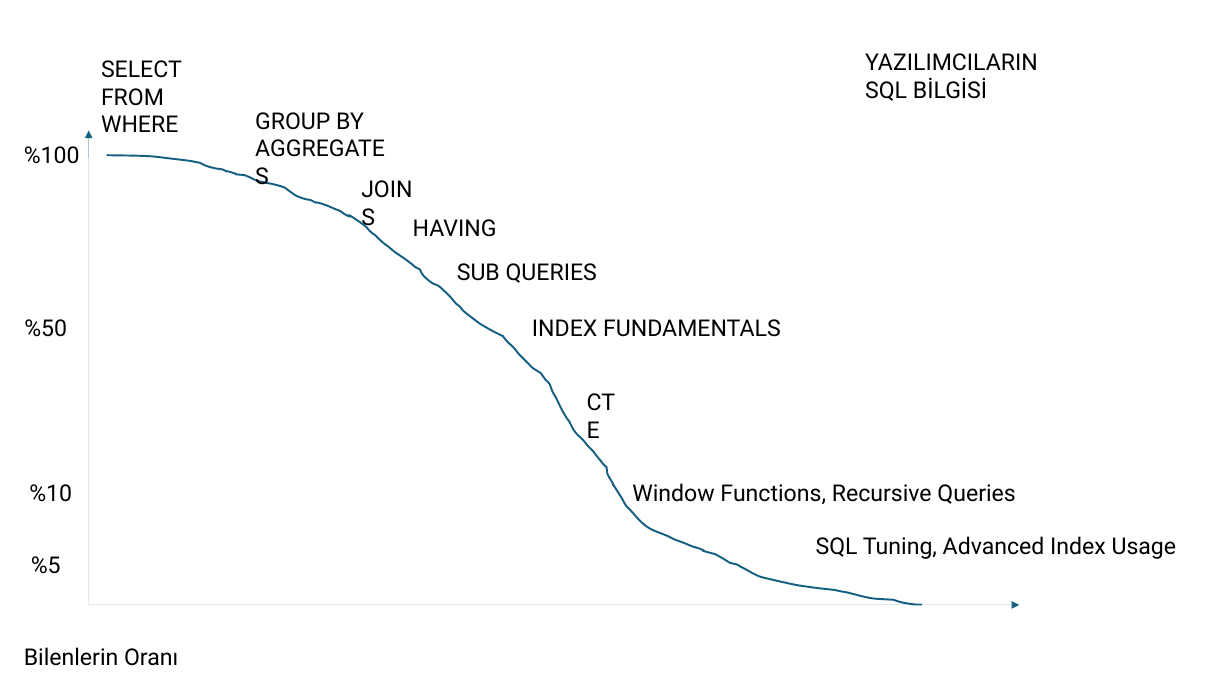
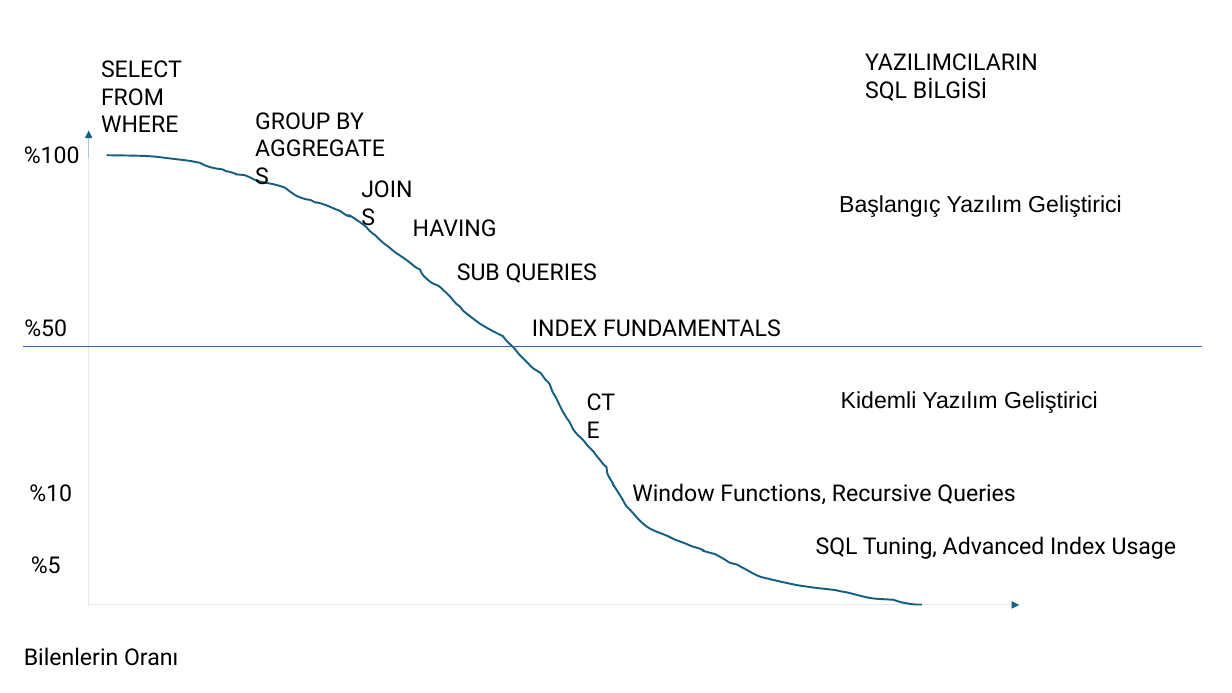
Before and after one commit to ati-ozgur/course-database, a slide deck: slide 2 of course-contents/figures/sql-knowledge-among-developers.odp. Drawn at 1232x693 pixels with LibreOffice and Linux fonts; fonts in the diff are those of the drawing. Boxes give left, top, right and bottom in pixels: in the first picture for what was removed or moved away, otherwise in the second. Text is boxed around its words. In the diff, an @@ line names an element or a change of style, - is before the commit and + after.

```diff
--- a/course-contents/figures/sql-knowledge-among-developers.odp
+++ b/course-contents/figures/sql-knowledge-among-developers.odp
@@ text added at (x1=839, y1=195, x2=1122, y2=217), 18 pt, text #000000 @@
+Başlangıç Yazılım Geliştirici
@@ line added from (23, 347) to (1202, 347), #3465A4 0 pt @@
@@ text added at (x1=841, y1=391, x2=1098, y2=413), 18 pt, text #000000 @@
+Kidemli Yazılım Geliştirici
```
Also in this commit, not shown: 1 other slide changed, 3 other files.
